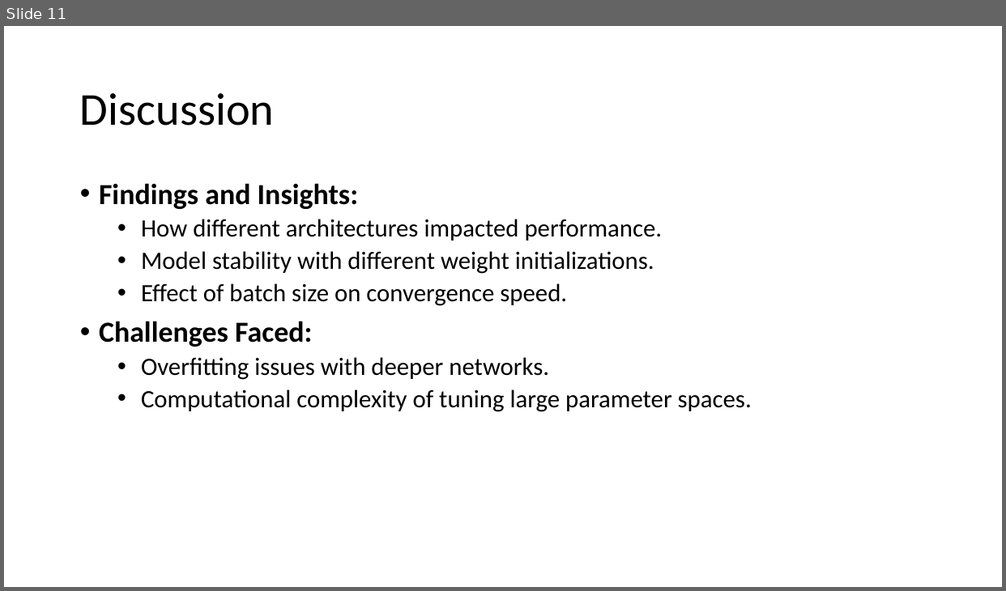
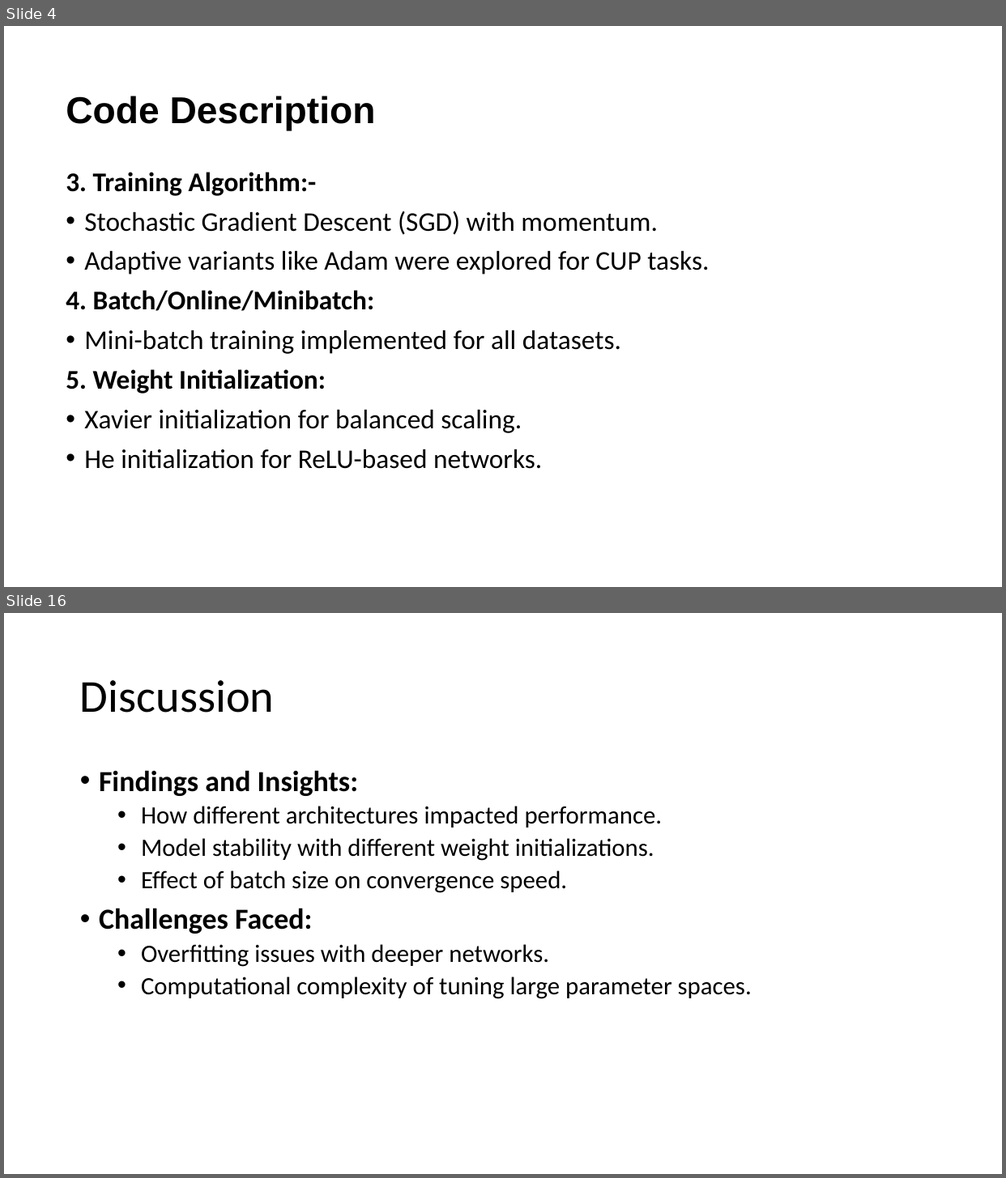
Before and after one commit to Tsion-Ketema/Machine_learning_project_2024, a slide deck: report_slide.pptx. Shown one above the other, each under a label of ours: slide 11 before the commit, slides 4 and 16 after it; the slides between them are not shown. The pictures are 1006x591 and 1006x1178 pixels, drawn with LibreOffice and Linux fonts; fonts in the diff are those of the drawing. Boxes give left, top, right and bottom in pixels: in the first picture for what was removed or moved away, otherwise in the second. Text is boxed around its words. In the diff, an @@ line names an element or a change of style, - is before the commit and + after.

```diff
--- a/report_slide.pptx
+++ b/report_slide.pptx
@@ slide 4 added at [4, 26, 1002, 587], background #FFFFFF @@
@@ title added at [66, 96, 376, 131], 36 pt, text #000000, bold @@
+Code Description
@@ text added at [66, 172, 709, 469], 26 pt, text #000000 @@
+3. Training Algorithm:-
+• Stochastic Gradient Descent (SGD) with momentum.
+• Adaptive variants like Adam were explored for CUP tasks.
+4. Batch/Online/Minibatch:
+• Mini-batch training implemented for all datasets.
+5. Weight Initialization:
+• Xavier initialization for balanced scaling.
+• He initialization for ReLU-based networks.
@@ what was slide 11 is now slide 16 @@
```
Also in this commit, not shown: 8 slides changed, 7 other slides added, 3 slides removed, 56 other files.
